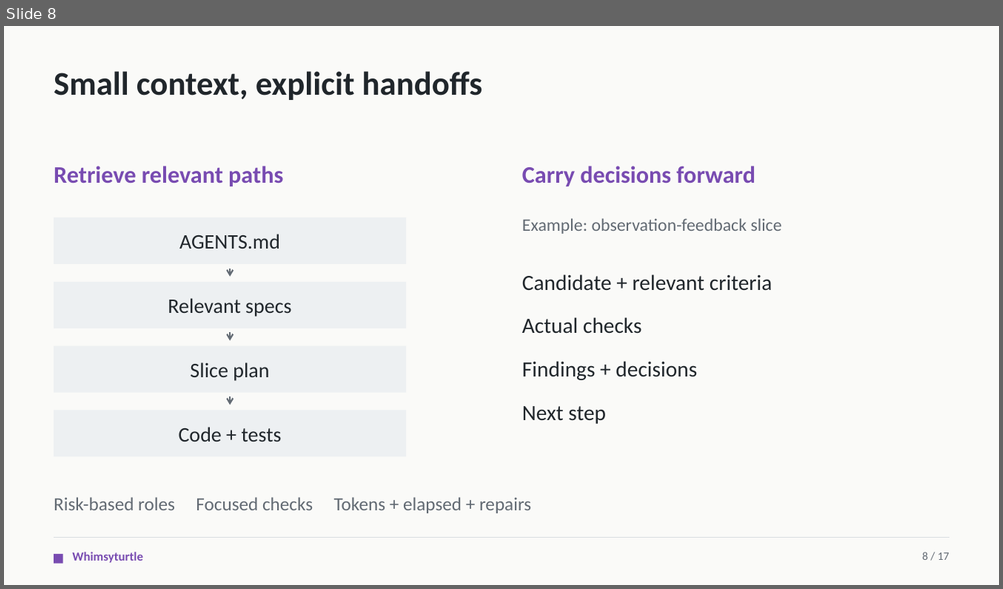
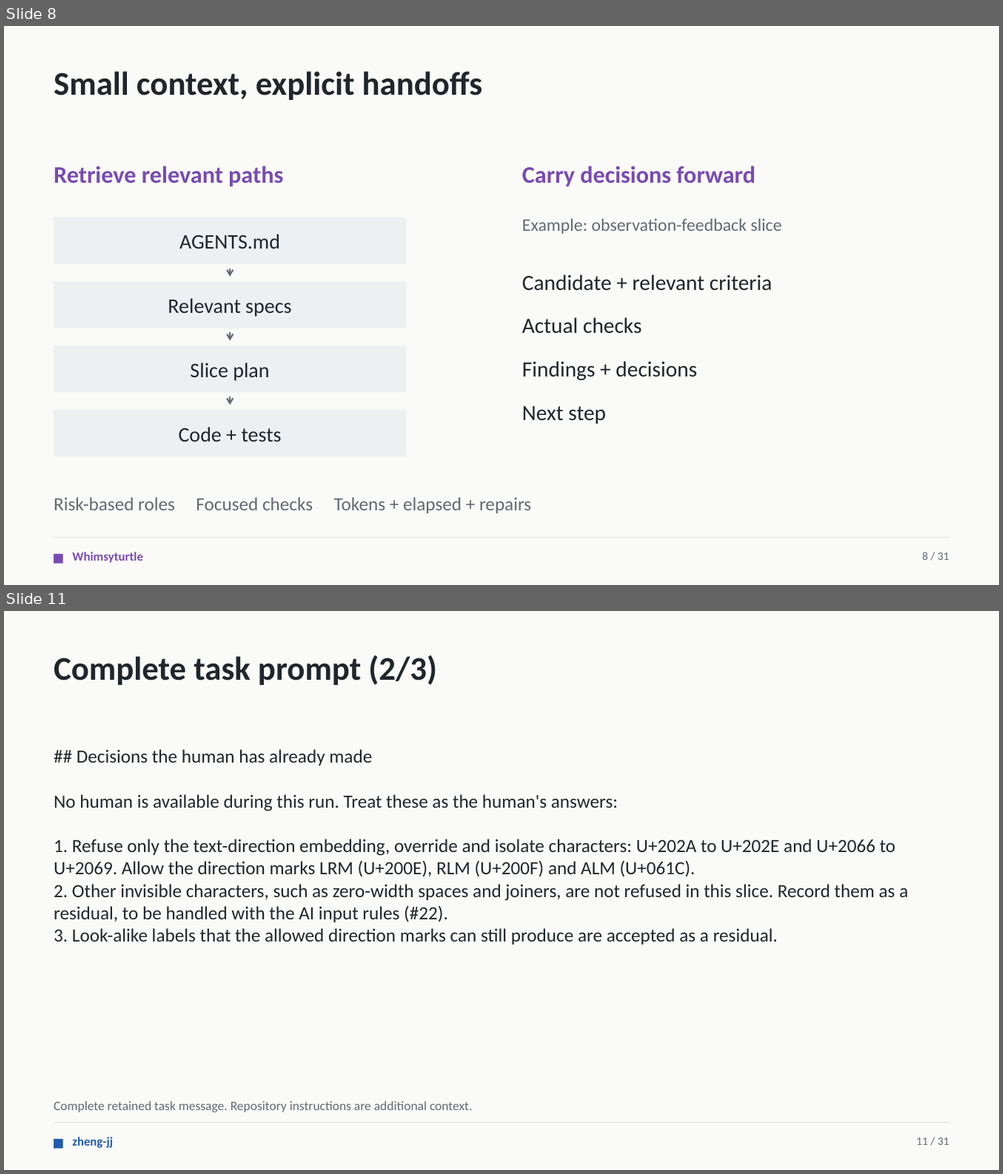
Before and after one commit to CS3227-2610-MP4-Relay/CS3227-2610-MP4, a slide deck: presentations/Relay-MP4.pptx. Shown one above the other, each under a label of ours: slide 8 before the commit, slides 8 and 11 after it; the slides between them are not shown. The pictures are 1003x589 and 1003x1174 pixels, drawn with LibreOffice and Linux fonts; fonts in the diff are those of the drawing. Boxes give left, top, right and bottom in pixels: in the first picture for what was removed or moved away, otherwise in the second. Text is boxed around its words. In the diff, an @@ line names an element or a change of style, - is before the commit and + after.

```diff
--- a/presentations/Relay-MP4.pptx
+++ b/presentations/Relay-MP4.pptx
@@ slide 11 added at box(4, 611, 999, 1170), background #FAFAF8 @@
@@ text added at box(54, 655, 437, 685), 32 pt, text #20262B, bold @@
+Complete task prompt (2/3)
@@ text added at box(54, 749, 908, 945), 18 pt, text #20262B @@
+## Decisions the human has already made
+No human is available during this run. Treat these as the human's answers:
+1. Refuse only the text-direction embedding, override and isolate characters: U+202A to U+202E and U+2066 to U+2069. Allow the direction marks LRM (U+200E), RLM (U+200F) and ALM (U+061C).
+2. Other invisible characters, such as zero-width spaces and joiners, are not refused in this slice. Record them as a residual, to be handled with the AI input rules (#22).
+3. Look-alike labels that the allowed direction marks can still produce are accepted as a residual.
@@ text added at box(54, 1102, 472, 1113), 12.5 pt, text #626A73 @@
+Complete retained task message. Repository instructions are additional context.
@@ line added from (54, 1123) to (949, 1123), #D9DDE1 0.7 pt @@
@@ rectangle added at box(54, 1139, 63, 1148), fill #235CAD @@
@@ text added at box(72, 1137, 113, 1148), 12 pt, text #235CAD, bold @@
+zheng-jj
@@ text added at box(916, 1138, 949, 1145), 11 pt, text #626A73 @@
+11 / 31
@@ slide 8 changed as well @@
@@ text at box(922, 552, 949, 560): text changed @@
-8 / 17
+8 / 31
```
Also in this commit, not shown: 11 other slides changed, 21 other slides added, 5 slides removed, 3 other files.
